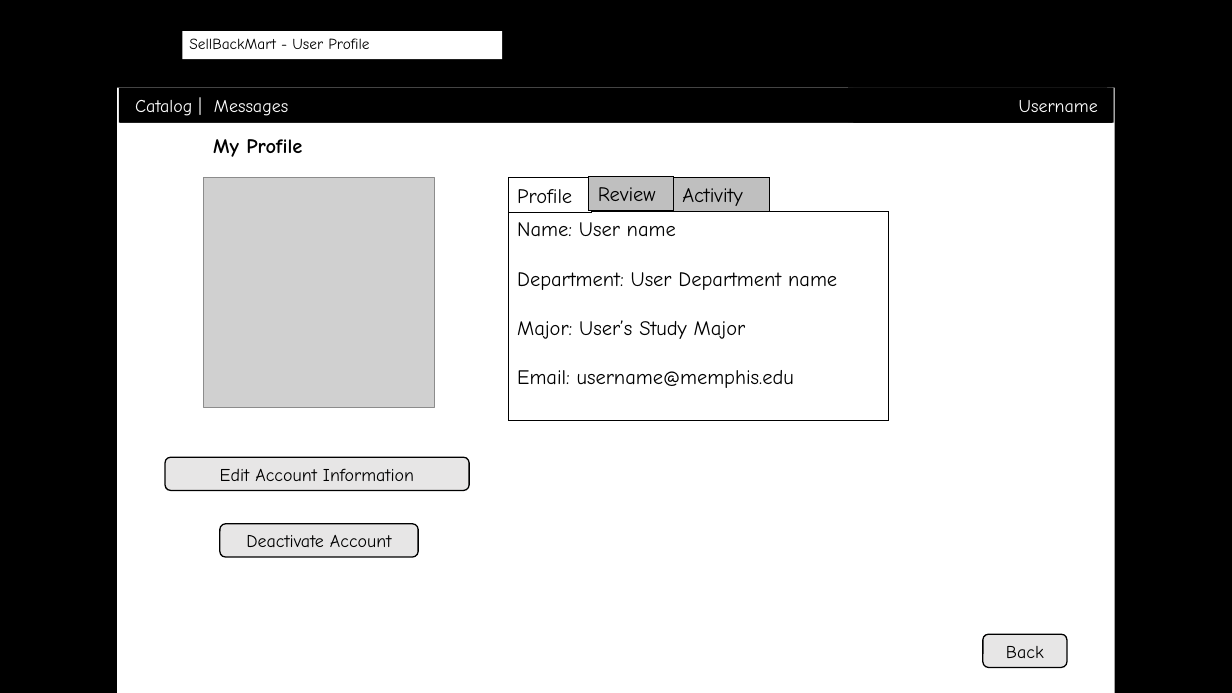
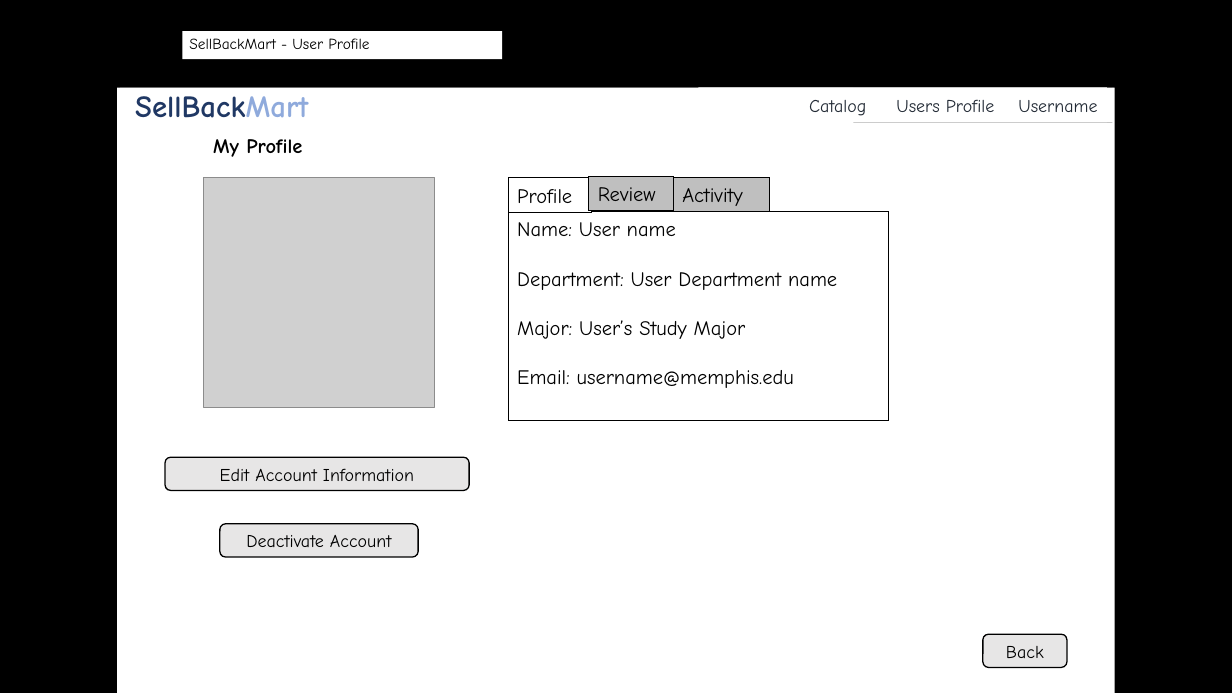
Before and after one commit to byllynho/SellBackMart, a slide deck: slide 13 of docs/wireframes/wireframes.pptx (slide 12 before the commit). Drawn at 1232x693 pixels with LibreOffice and Linux fonts; fonts in the diff are those of the drawing; grey boxes stand for pictures; background and template pictures are left out. Boxes give left, top, right and bottom in pixels: in the first picture for what was removed or moved away, otherwise in the second. Text is boxed around its words. In the diff, an @@ line names an element or a change of style, - is before the commit and + after.

```diff
--- a/docs/wireframes/wireframes.pptx
+++ b/docs/wireframes/wireframes.pptx
@@ rectangle "SellBackMart" at box(120, 88, 1114, 123): fill #000000 to #FFFFFF @@
@@ rectangle removed at box(120, 88, 1114, 123) @@
-Catalog | Messages
@@ rectangle "Catalog Users Profile Username" at box(699, 88, 1107, 123): fill #000000 to #FFFFFF @@
@@ rectangle "Catalog Users Profile Username": place and size @@
-rectangle "Catalog Users Profile Username" at box(848, 88, 1107, 123)
+rectangle "Catalog Users Profile Username" at box(699, 88, 1107, 123)
@@ text in rectangle at box(135, 96, 308, 118): text changed; size 14 to 24 pt; text colour #FFFFFF to #203864; bold on @@
-Profile | Catalog | Messages
+SellBackMart
@@ text in rectangle at box(809, 99, 1097, 116): text changed; text colour #FFFFFF to #222A35 @@
-Username
+Catalog Users Profile Username
```
Also in this commit, not shown: 10 other slides changed, 1 slide added, 2 other files.
